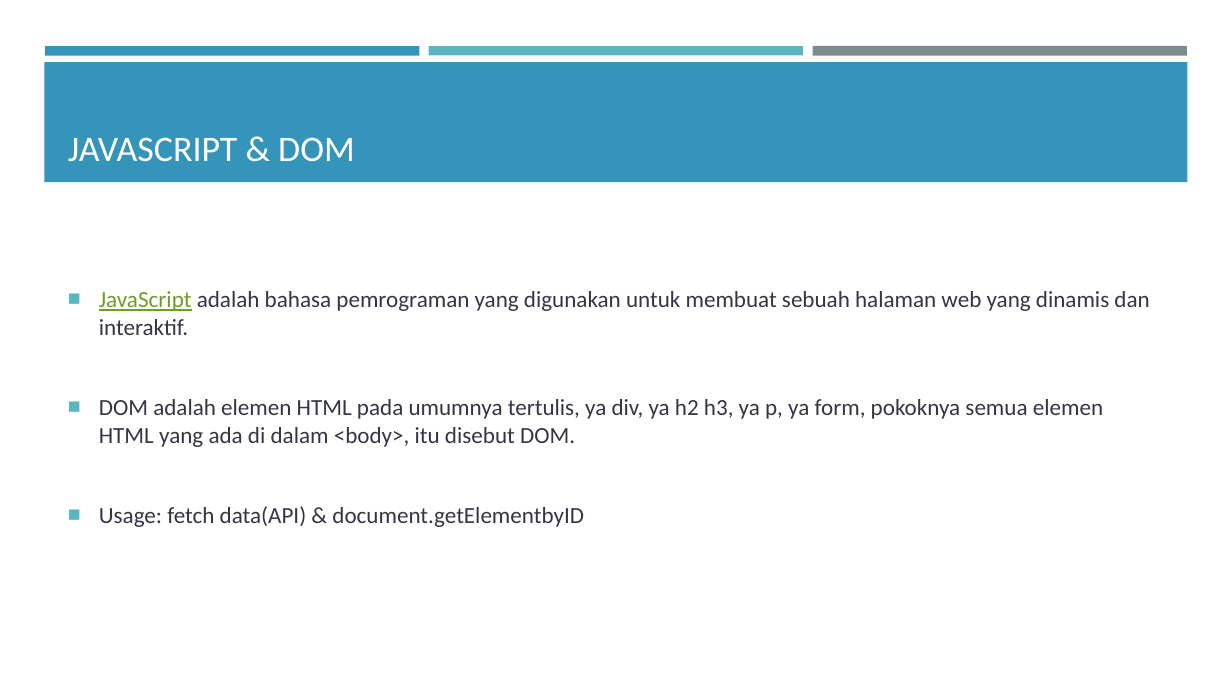
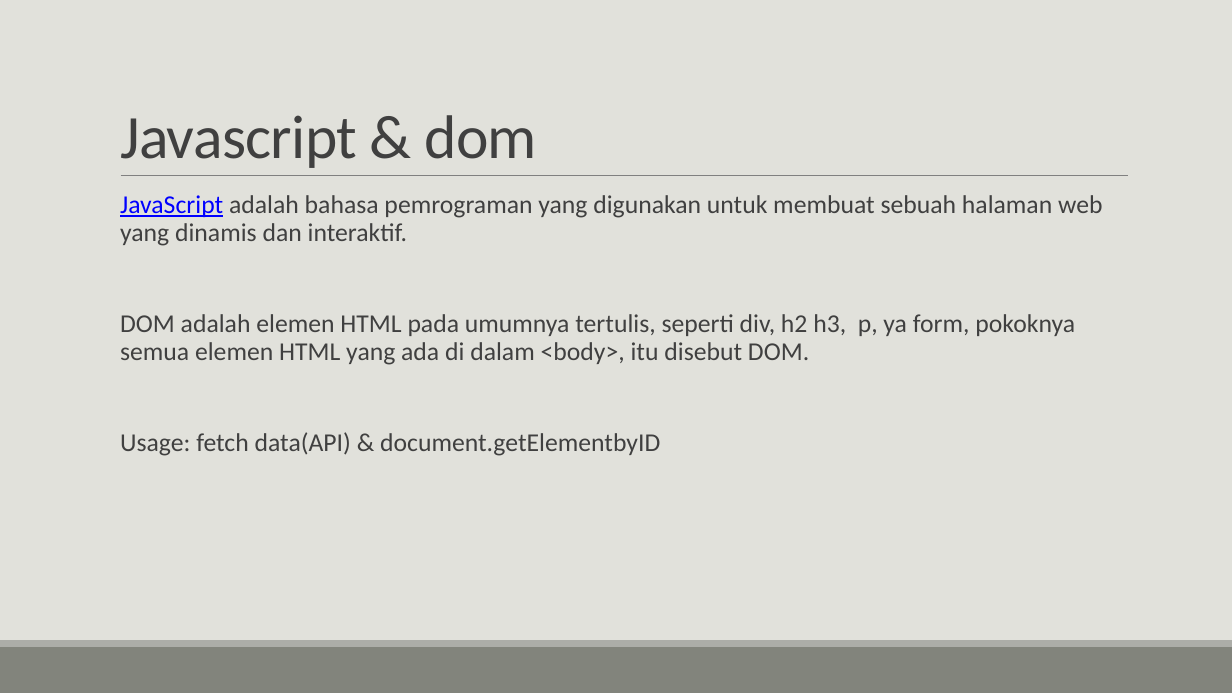
Before and after one commit to annisaaadindra/quotes-web-app, a slide deck: slide 5 of Annisaa Adindra Daulay.pptx. Drawn at 1232x693 pixels with LibreOffice and Linux fonts; fonts in the diff are those of the drawing. Boxes give left, top, right and bottom in pixels: in the first picture for what was removed or moved away, otherwise in the second. Text is boxed around its words. In the diff, an @@ line names an element or a change of style, - is before the commit and + after.

```diff
--- a/Annisaa Adindra Daulay.pptx
+++ b/Annisaa Adindra Daulay.pptx
@@ background #FFFFFF to #E1E1DB @@
@@ rectangle removed at (45, 46, 420, 55) @@
@@ rectangle removed at (429, 46, 803, 55) @@
@@ rectangle removed at (812, 46, 1187, 56) @@
@@ rectangle removed at (44, 62, 1188, 182) @@
@@ title at (120, 115, 537, 168): text changed; size 28 to 48 pt; text colour #FFFFFF to #404040 @@
-JAVASCRIPT & DOM
+Javascript & dom
@@ line added from (121, 176) to (1128, 176), #808080 0.5 pt @@
@@ text "JavaScript adalah bahasa pemrograman yang ...": place and size @@
-text "JavaScript adalah bahasa pemrograman yang ..." at (99, 291, 1149, 527)
+text "JavaScript adalah bahasa pemrograman yang ..." at (120, 195, 1102, 456)
@@ text "JavaScript adalah bahasa pemrograman yang ..." at (120, 195, 1102, 456): vertical alignment middle to top @@
@@ text at (120, 195, 1102, 456): size 18 to 20 pt in "JavaScript adalah bahasa pemrograman yang digunakan untuk ...", "Usage: fetch data(API) & document.getElementbyID"; text colour #6B9F25 to #0000FF in "JavaScript"; text colour #373545 to #404040 in "adalah bahasa pemrograman yang digunakan untuk membuat ...", "Usage: fetch data(API) & document.getElementbyID"; bullet ■ to  ; line spacing 1 to 0.9; more space between paragraphs; bullet colour #58B6C0 to #9DBFBE @@
@@ text at (120, 314, 1075, 365): text changed; size 18 to 20 pt; text colour #373545 to #404040 @@
-■ DOM adalah elemen HTML pada umumnya tertulis, ya div, ya h2 h3, ya p, ya form, pokoknya semua elemen HTML yang ada di dalam <body>, itu disebut DOM.
+  DOM adalah elemen HTML pada umumnya tertulis, seperti div, h2 h3, p, ya form, pokoknya semua elemen HTML yang ada di dalam <body>, itu disebut DOM.
@@ rectangle added at (0, 647, 1232, 693), fill #82847C @@
@@ rectangle added at (0, 640, 1232, 647), fill #ACADA8 @@
```
Also in this commit, not shown: 6 other slides changed, 1 slide added, 1 other file.
